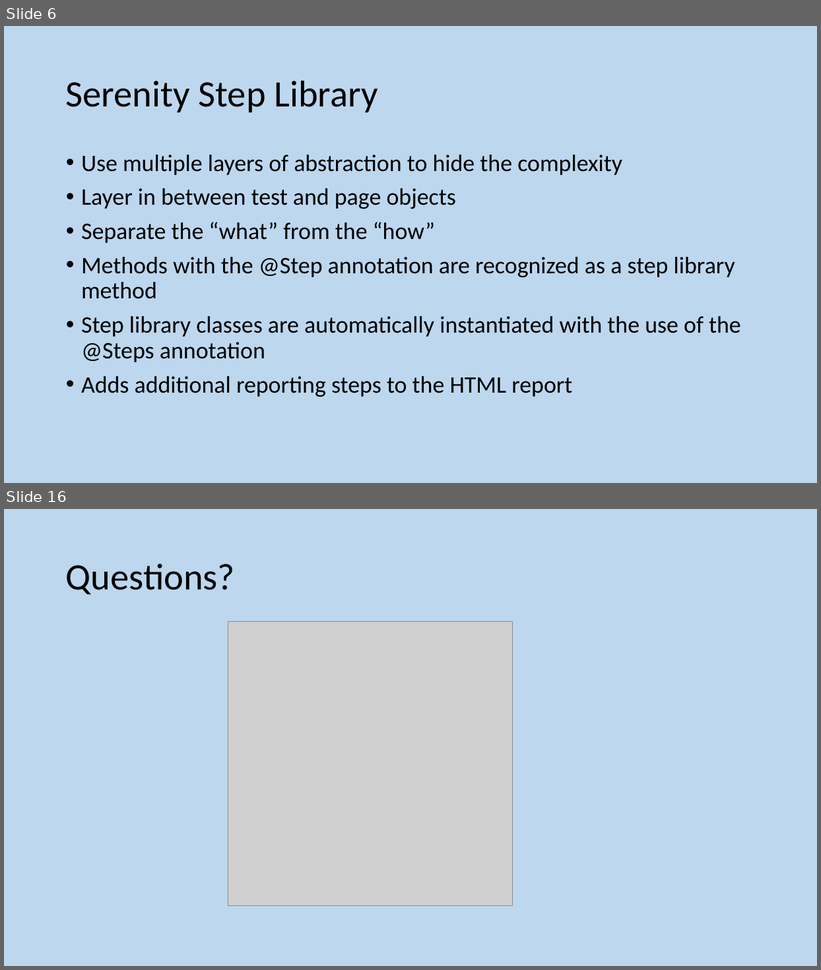
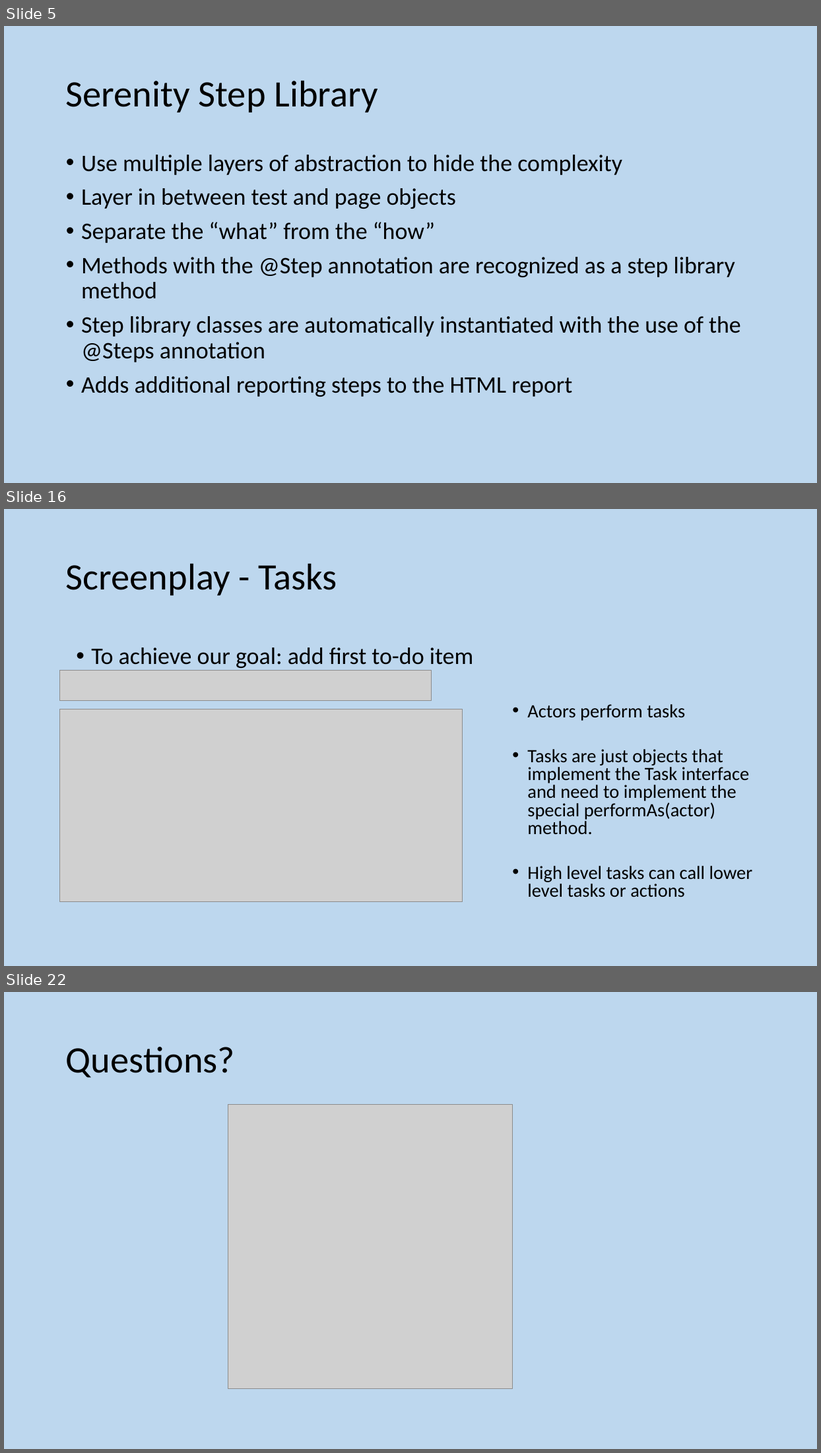
Before and after one commit to GeeChao/serenityjourneydemo, a slide deck: STAG - Screenplay demo.pptx. Shown one above the other, each under a label of ours: slides 6 and 16 before the commit, slides 5, 16 and 22 after it; the slides between them are not shown. The pictures are 821x970 and 821x1453 pixels, drawn with LibreOffice and Linux fonts; fonts in the diff are those of the drawing; grey boxes stand for pictures. Boxes give left, top, right and bottom in pixels: in the first picture for what was removed or moved away, otherwise in the second. Text is boxed around its words. In the diff, an @@ line names an element or a change of style, - is before the commit and + after.

```diff
--- a/STAG - Screenplay demo.pptx
+++ b/STAG - Screenplay demo.pptx
@@ slide 16 added at [4,509,817,966], background #BDD7EE @@
@@ title added at [66,563,337,595], 44 pt, text #000000 @@
+Screenplay - Tasks
@@ text added at [91,648,473,668], 28 pt, text #000000 @@
+• To achieve our goal: add first to-do item
@@ picture added at [60,671,432,700] @@
@@ text added at [527,704,753,898], 22.2 pt, text #000000 @@
+  • Actors perform tasks
+  • Tasks are just objects that implement the Task interface and need to implement the special performAs(actor) method.
+  • High level tasks can call lower level tasks or actions
@@ picture added at [60,710,463,902] @@
@@ what was slide 6 is now slide 5 @@
@@ what was slide 16 is now slide 22 @@
```
Also in this commit, not shown: 3 slides changed, 15 other slides added, 10 slides removed.
